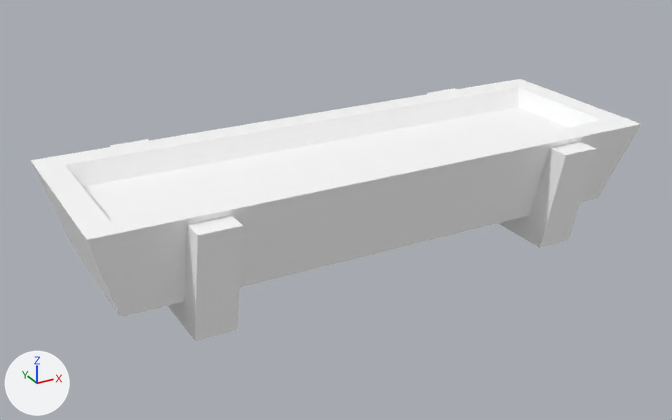
An edit to the glTF model assets/synty/simple_fantasy/models/SF_Prop_WaterTrough_01.glb, drawn before and after from the same camera.
The view is the same before and after, from a 50 mm camera at (-0.0245, -0.0427, 0.0207) aimed at (-0.001, 0.0001, -0.0008). Arrows for +X, +Y and +Z are at lower left; the lights stay in place.

Names of what the first picture shows: 'SF_Prop_WaterTrough_01'.
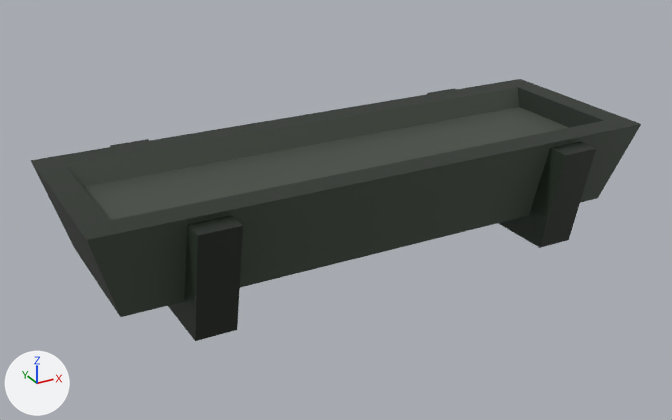
Pixel boxes [x1, y1, x2, y2] of what changed, in the pictures (672 x 420 px):
'SF_Prop_WaterTrough_01', surface changed (white to black)
    both: [31, 79, 641, 341]

The change in detail:
Picture 'Undead_Footman_01' (img_undead_footman_01) is new.
In material 'lambert1' (mat_lambert1), base_color is no longer (1.0, 1.0, 1.0), white #ffffff.
In material 'lambert1' (mat_lambert1), texture is now set to img_undead_footman_01.
